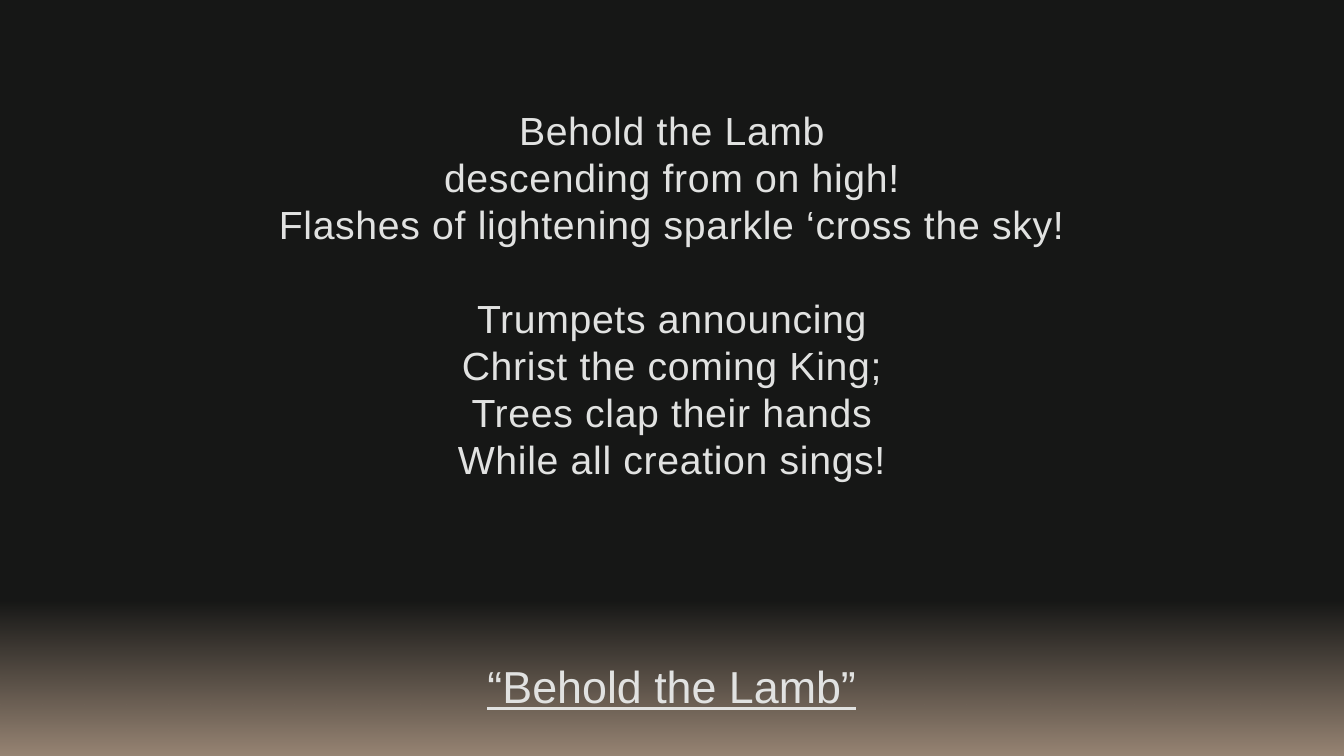
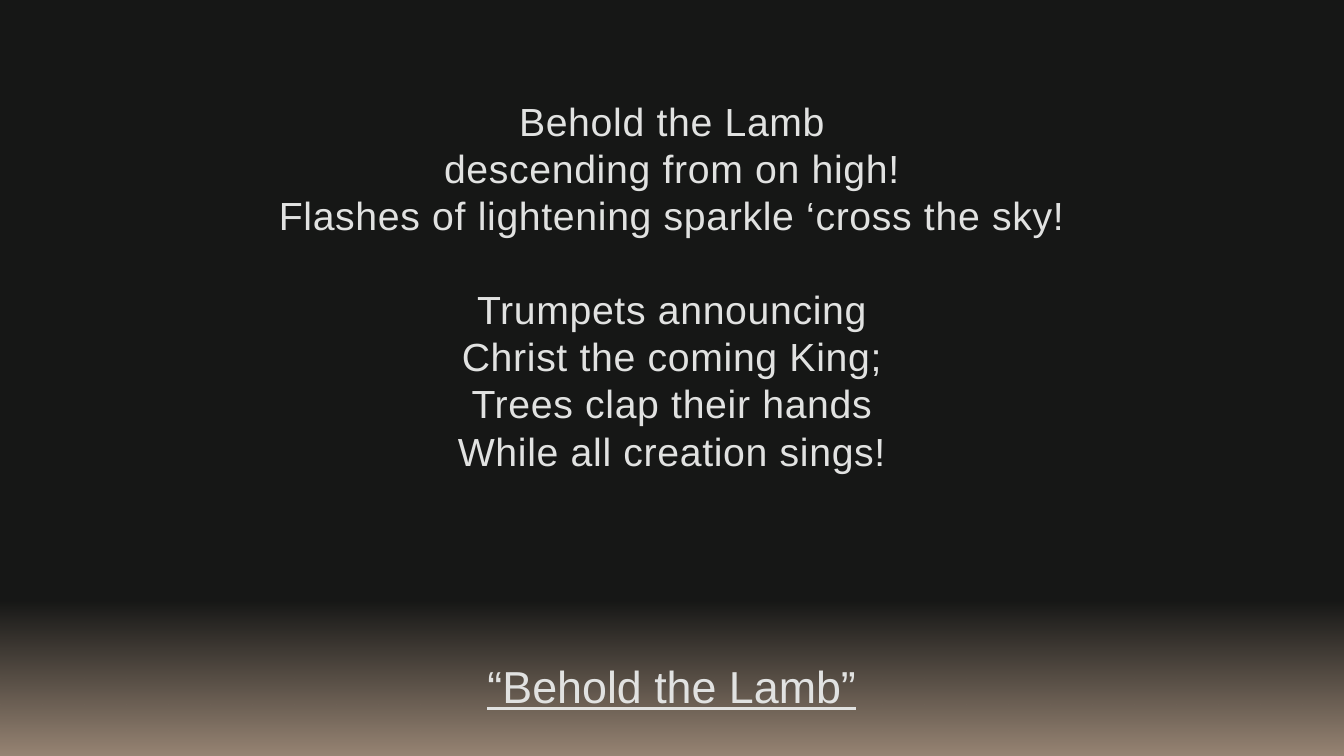
Before and after one commit to kevinmcmilian/ZarahemlaHymnPPTs, a slide deck: slide 3 of i - Behold the Lamb (Moore).pptx. Drawn at 1344x756 pixels with LibreOffice and Linux fonts; fonts in the diff are those of the drawing. Boxes give left, top, right and bottom in pixels: in the first picture for what was removed or moved away, otherwise in the second. Text is boxed around its words. In the diff, an @@ line names an element or a change of style, - is before the commit and + after.

```diff
--- a/i - Behold the Lamb (Moore).pptx
+++ b/i - Behold the Lamb (Moore).pptx
@@ text "Behold the Lamb" moved from (x1=279, y1=116, x2=1064, y2=482) to (x1=279, y1=107, x2=1064, y2=474) @@
```
Also in this commit, not shown: 3 other slides changed, 19 other files.
